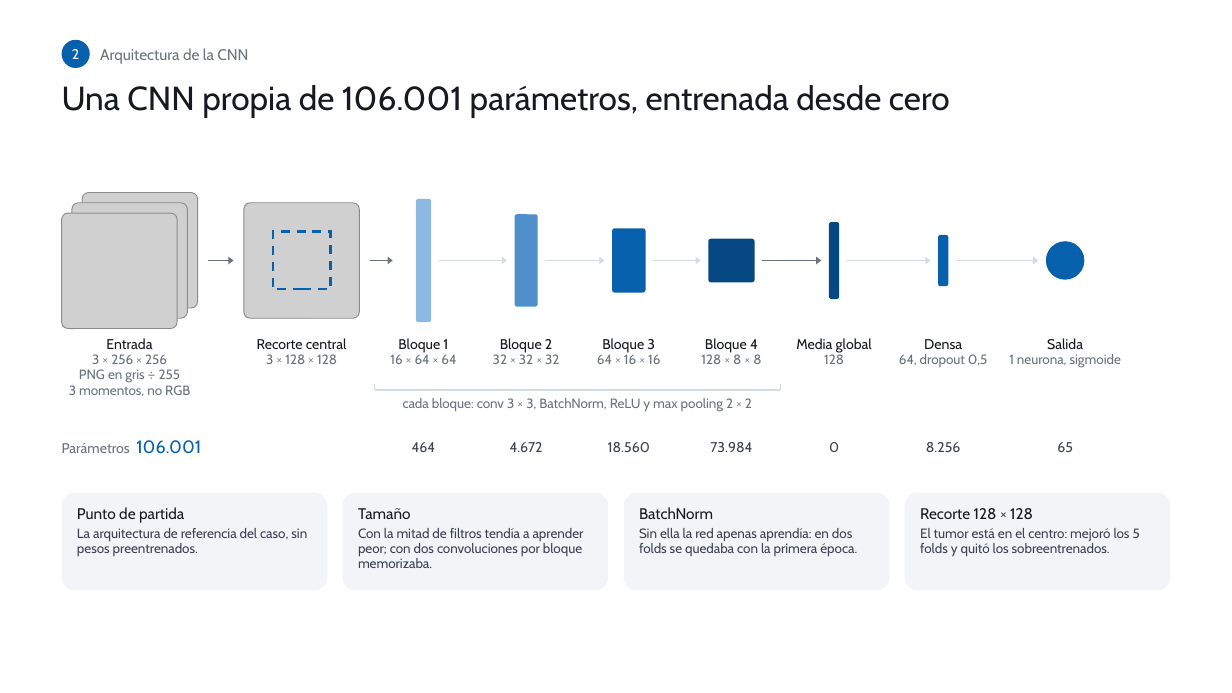
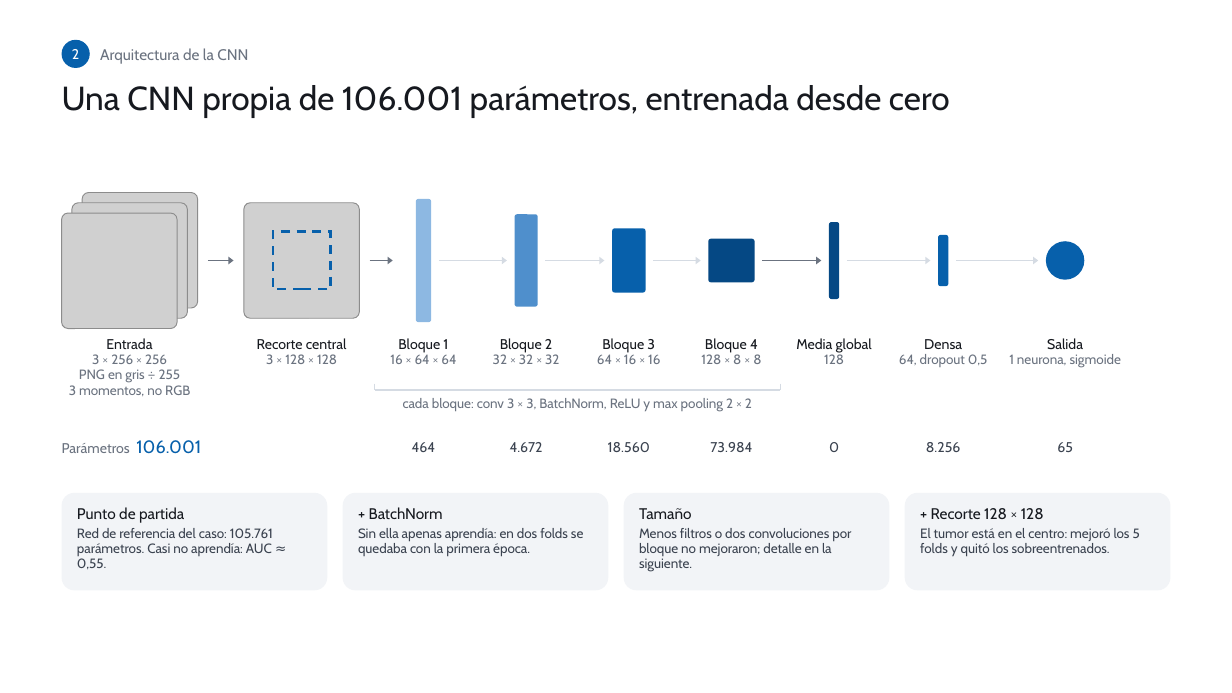
Before and after one commit to PabloJimenezGirardeau/Caso-Cancer-de-mama, a slide deck: slide 3 of presentacion/Presentacion_pCR.pptx. Drawn at 1232x693 pixels with LibreOffice and Linux fonts; fonts in the diff are those of the drawing; grey boxes stand for pictures; background and template pictures are left out. Boxes give left, top, right and bottom in pixels: in the first picture for what was removed or moved away, otherwise in the second. Text is boxed around its words. In the diff, an @@ line names an element or a change of style, - is before the commit and + after.

```diff
--- a/presentacion/Presentacion_pCR.pptx
+++ b/presentacion/Presentacion_pCR.pptx
@@ text at <box>358,507,583,556</box>: text changed @@
-Tamaño
-Con la mitad de filtros tendía a aprender peor; con dos convoluciones por bloque memorizaba.
++ BatchNorm
+Sin ella apenas aprendía: en dos folds se quedaba con la primera época.
@@ text at <box>639,508,851,572</box>: text changed @@
-BatchNorm
-Sin ella la red apenas aprendía: en dos folds se quedaba con la primera época.
+Tamaño
+Menos filtros o dos convoluciones por bloque no mejoraron; detalle en la siguiente.
@@ text at <box>931,508,1044,519</box>: text changed @@
-Recorte 128 × 128
++ Recorte 128 × 128
@@ text at <box>77,528,273,569</box>: text changed @@
-La arquitectura de referencia del caso, sin pesos preentrenados.
+Red de referencia del caso: 105.761 parámetros. Casi no aprendía: AUC ≈ 0,55.
```
Also in this commit, not shown: 1 other slide changed, 2 other files.
